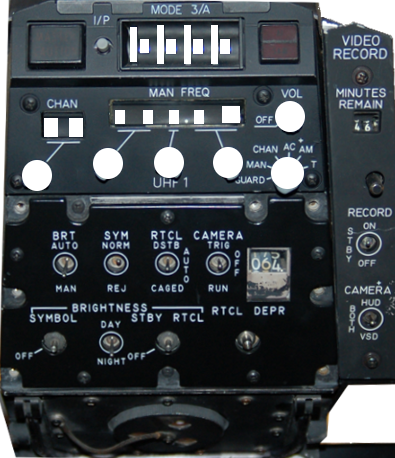
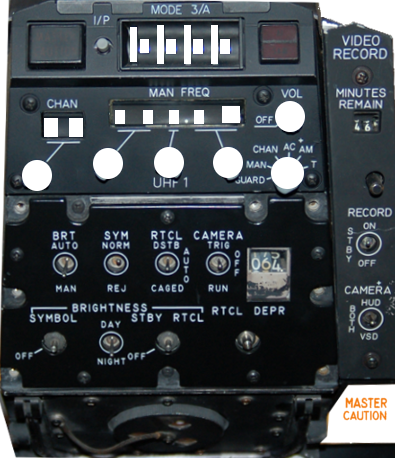
Layer changes from the first (395, 458) image to the second:
added layer "Pasted Layer" above "hud-controls.rgb" over [343, 397, 388, 421]
